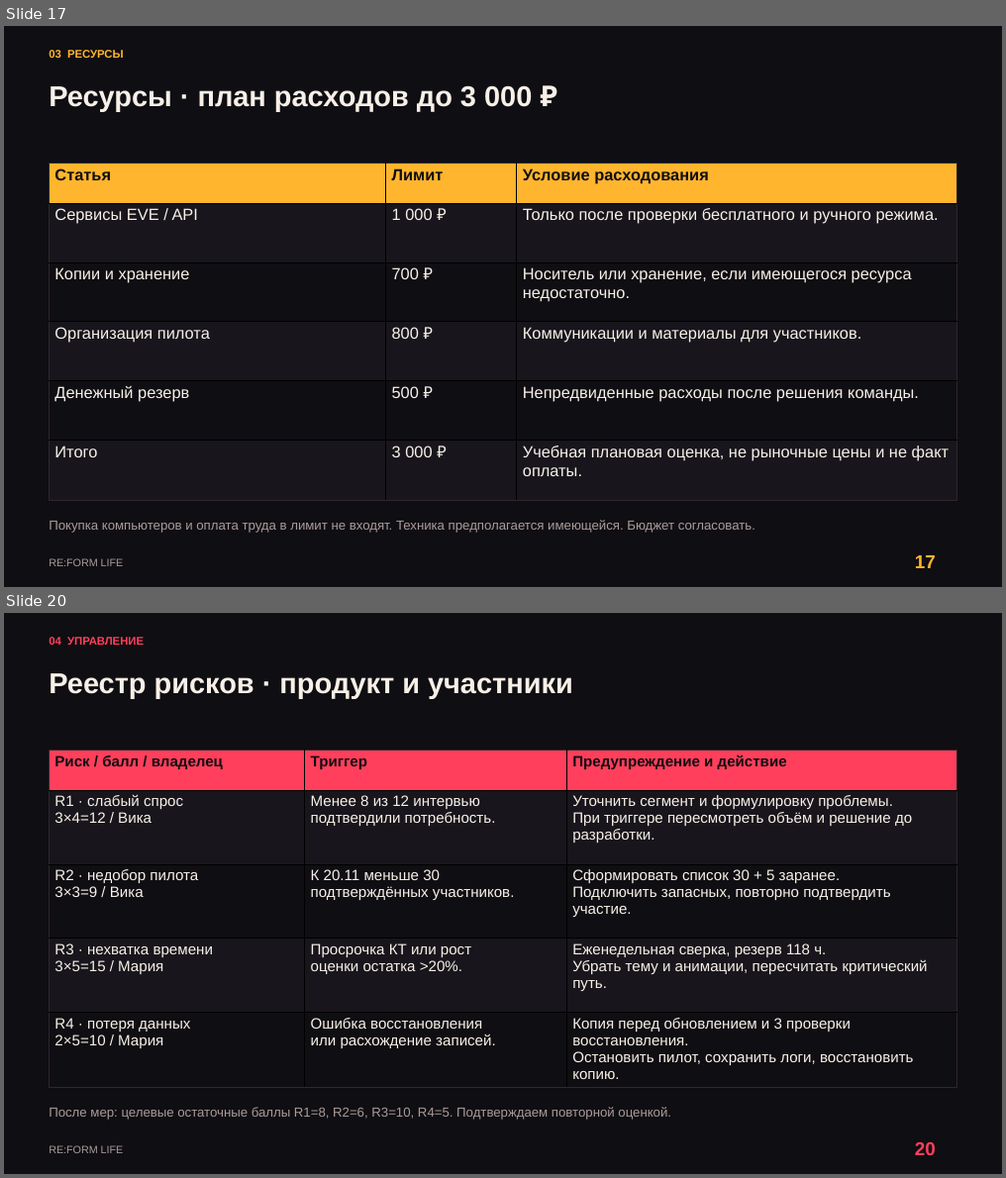
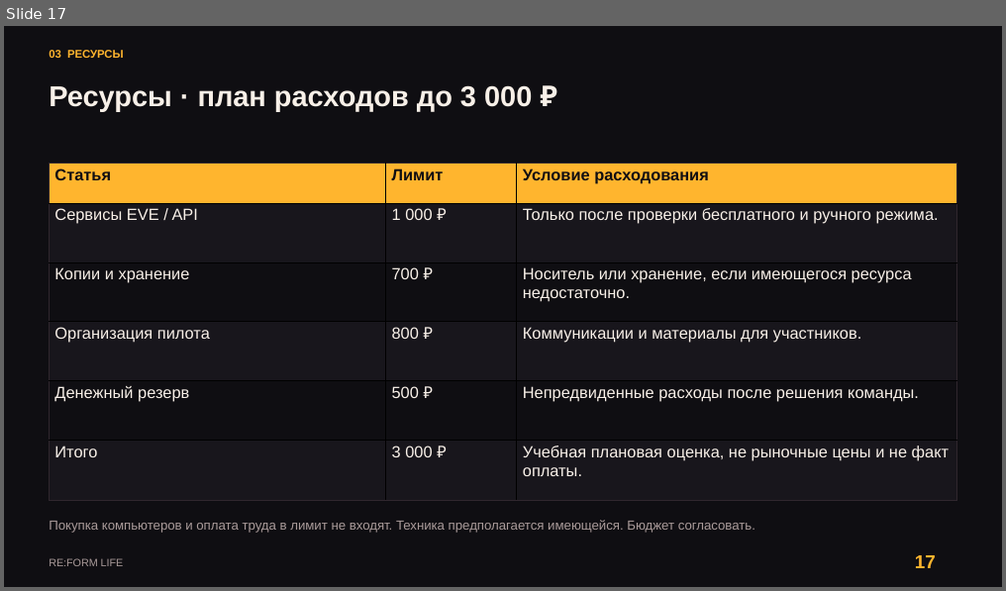
Before and after one commit to kartaamigo/RE-FORM-LIFE, a slide deck: docs/project-plan/RE_FORM_LIFE_Reviewed_Design.pptx. Shown one above the other, each under a label of ours: slides 17 and 20 before the commit, slide 17 after it; the slides between them are not shown. The pictures are 1006x1178 and 1006x591 pixels, drawn with LibreOffice and Linux fonts; fonts in the diff are those of the drawing. Boxes give left, top, right and bottom in pixels: in the first picture for what was removed or moved away, otherwise in the second. Text is boxed around its words. In the diff, an @@ line names an element or a change of style, - is before the commit and + after.

```diff
--- a/docs/project-plan/RE_FORM_LIFE_Reviewed_Design.pptx
+++ b/docs/project-plan/RE_FORM_LIFE_Reviewed_Design.pptx
@@ slide 20 removed at box(4, 613, 1002, 1174), background #0F0E12 @@
@@ text removed at box(49, 637, 144, 645) @@
-04 УПРАВЛЕНИЕ
@@ text removed at box(49, 673, 573, 699) @@
-Реестр рисков · продукт и участники
@@ table removed at box(49, 750, 957, 1086), 5 rows, 3 columns @@
-Риск / балл / владелец | Триггер | Предупреждение и действие
-R1 · слабый спрос / 3×4=12 / Вика | Менее 8 из 12 интервью / подтвердили потребность. | Уточнить сегмент и формулировку проблемы. / При триггере пересмотреть объём и решение до разработки.
-R2 · недобор пилота / 3×3=9 / Вика | К 20.11 меньше 30 / подтверждённых участников. | Сформировать список 30 + 5 заранее. / Подключить запасных, повторно подтвердить участие.
-R3 · нехватка времени / 3×5=15 / Мария | Просрочка КТ или рост / оценки остатка >20%. | Еженедельная сверка, резерв 118 ч. / Убрать тему и анимации, пересчитать критический путь.
-R4 · потеря данных / 2×5=10 / Мария | Ошибка восстановления / или расхождение записей. | Копия перед обновлением и 3 проверки восстановления. / Остановить пилот, сохранить логи, восстановить копию.
@@ text removed at box(49, 1107, 671, 1120) @@
-После мер: целевые остаточные баллы R1=8, R2=6, R3=10, R4=5. Подтверждаем повторной оценкой.
@@ text removed at box(49, 1146, 124, 1154) @@
-RE:FORM LIFE
@@ text removed at box(915, 1142, 936, 1156) @@
-20
```
Also in this commit, not shown: 21 slides changed, 7 slides added, 1 other slide removed, 3 other files.
